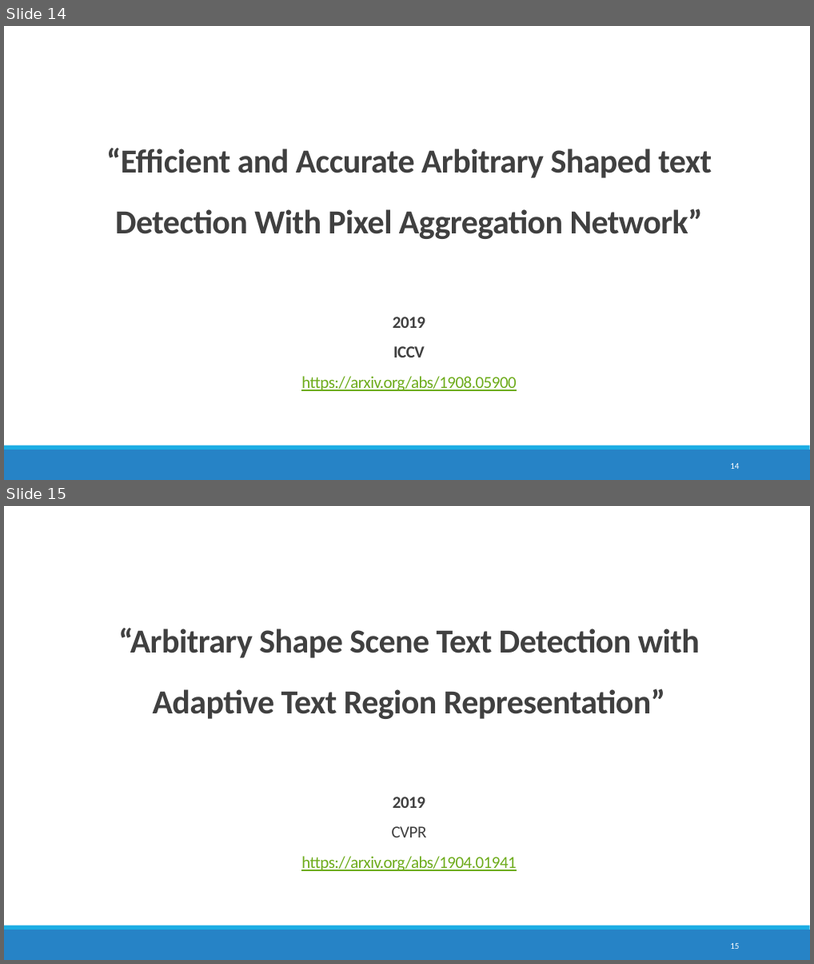
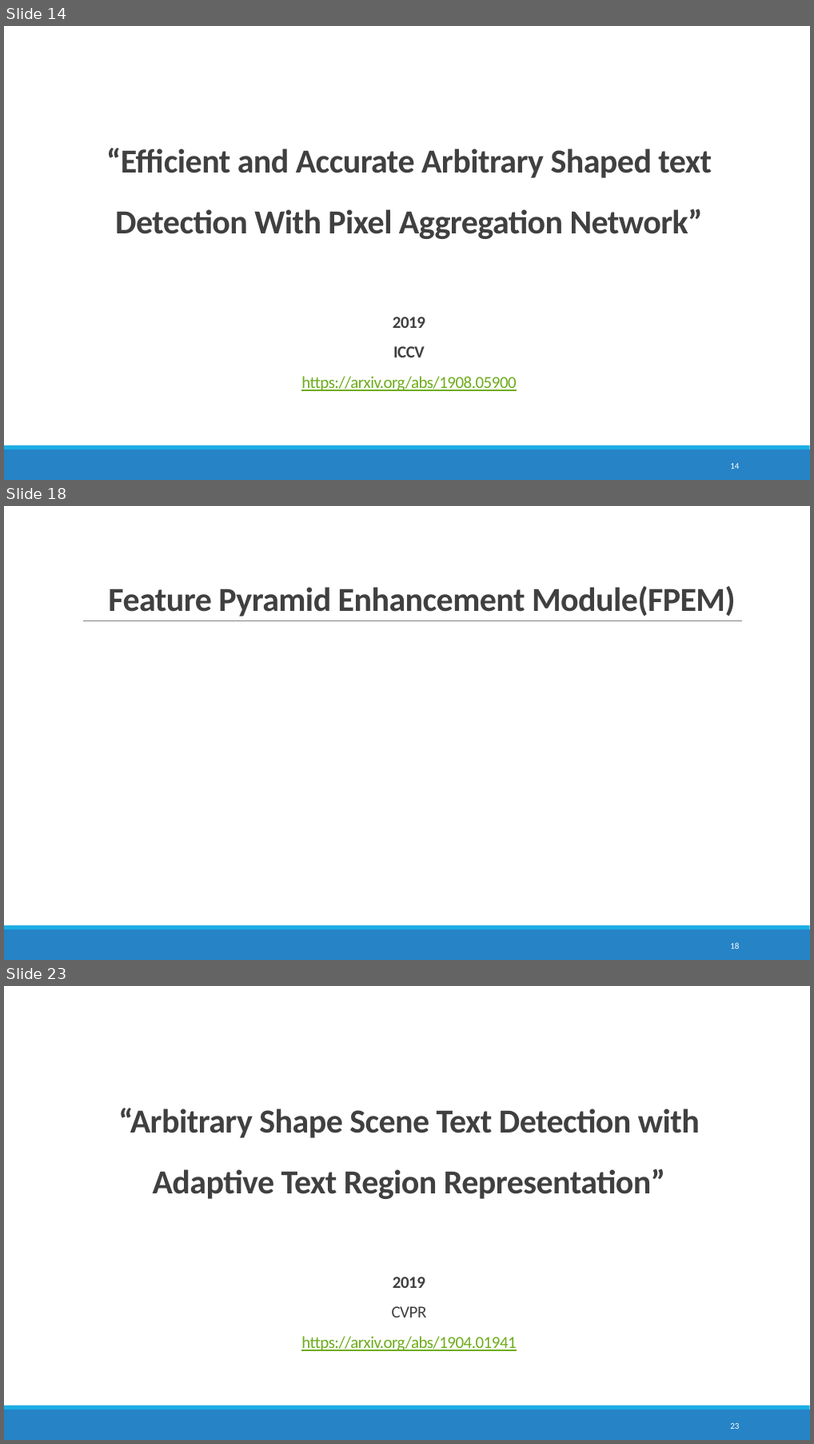
Before and after one commit to maryamhashemi/Text-Localization, a slide deck: Text Localization.pptx. Shown one above the other, each under a label of ours: slides 14 and 15 before the commit, slides 14, 18 and 23 after it; the slides between them are not shown. The pictures are 814x964 and 814x1444 pixels, drawn with LibreOffice and Linux fonts; fonts in the diff are those of the drawing; grey boxes stand for pictures. Boxes give left, top, right and bottom in pixels: in the first picture for what was removed or moved away, otherwise in the second. Text is boxed around its words. In the diff, an @@ line names an element or a change of style, - is before the commit and + after.

Commit message:
Update slide and doc.

```diff
--- a/Text Localization.pptx
+++ b/Text Localization.pptx
@@ slide 18 added at box(4, 506, 810, 960), background #FFFFFF; not listed: 2 template elements that a slide beside it also shows @@
@@ title added at box(108, 586, 736, 616), 40 pt, text #404040, bold @@
+Feature Pyramid Enhancement Module(FPEM)
@@ line added from (83, 621) to (742, 621), #808080 0.5 pt @@
@@ page number added at box(730, 942, 739, 948), 10.5 pt, text #FFFFFF @@
+18
@@ what was slide 15 is now slide 23 @@
@@ page number at box(730, 1423, 739, 1428): text changed @@
-15
+23
```
Also in this commit, not shown: 6 slides changed, 8 other slides added, 1 slide removed, 3 other files.
